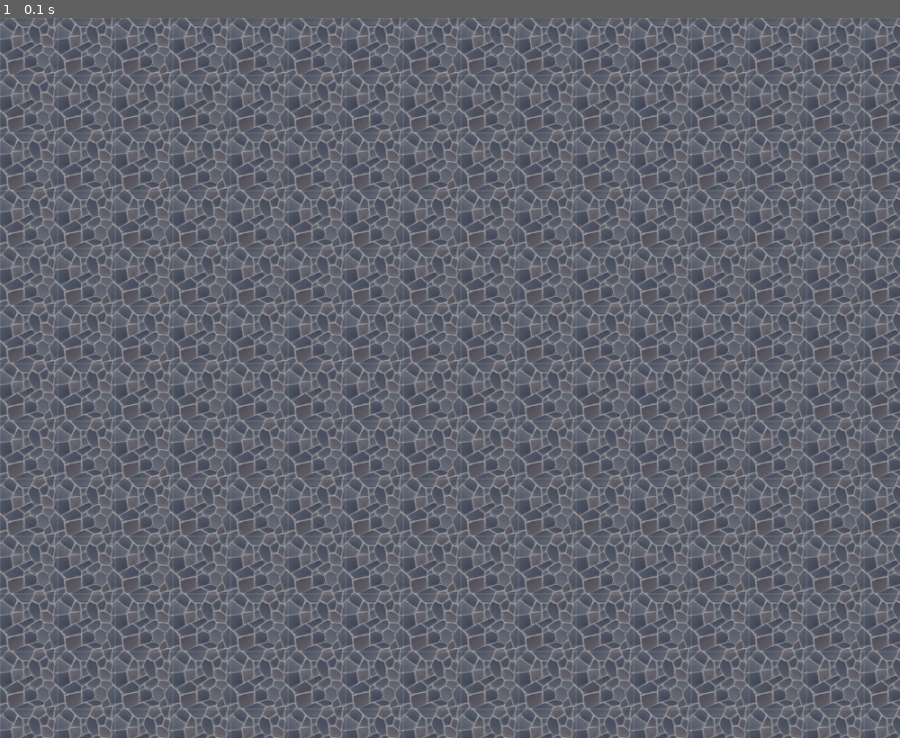
Above: before the commit, frame 1.
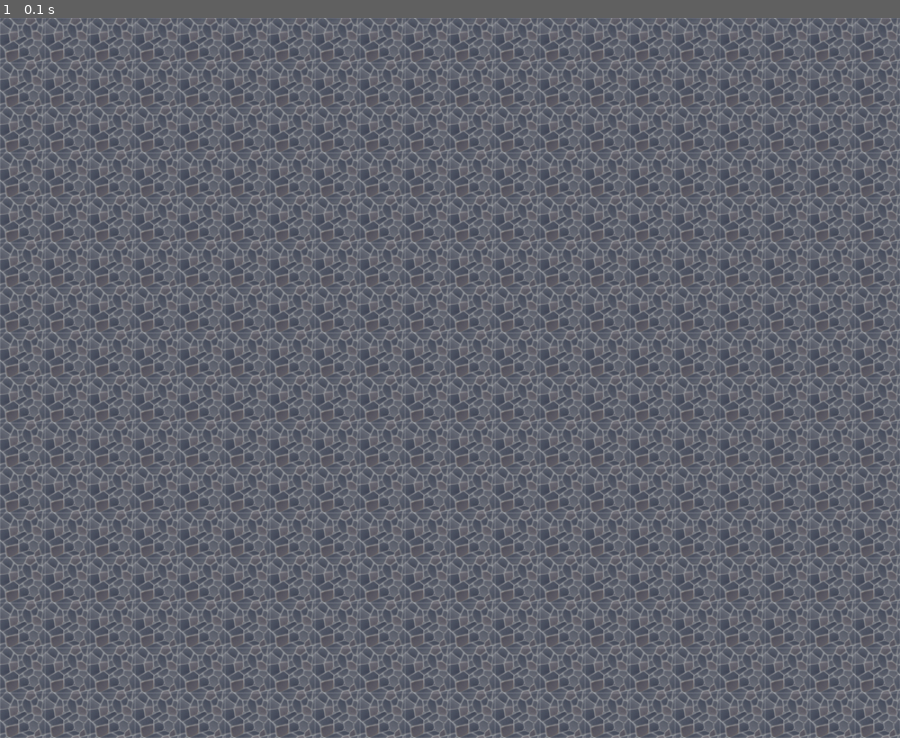
Above: after the commit, the same moment.

Repository: RadekRo/pygame-testing
Game: pygame game, started from main.py
Two runs of this game, one before a commit and one after it. Both use one fixed random seed, a clock stepped at 60 frames per second and the inputs below.
Inputs:
- Up to frame 1 (0.1 s): no input

The runs differ from the first frame. In frame 1, 37% of the frame differs, in the area x 0-100%, y 0-100%.

Commit message:
Starting Player class

Diff:
--- a/main.py
+++ b/main.py
@@ -29,6 +29,9 @@
         window.blit(bg_image, tile)
     pygame.display.update()
 
+class Player(pygame.sprite.Sprite):
+    pass
+
 def main(window):
     clock = pygame.time.Clock()
     background, bg_image = get_background("stone-floor-tile.jpg")
Binary file changed: images/stone-floor-tile.jpg
Binary file changed: images/wall-tile.jpg
